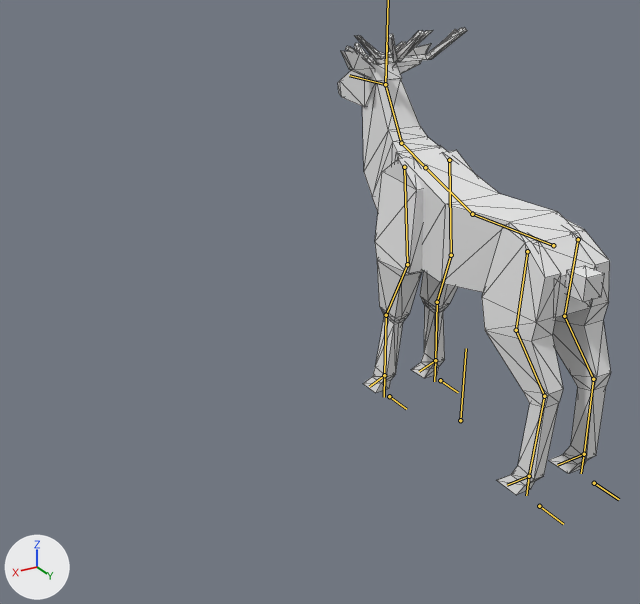
What one commit did to the Blender file deer/deer.blend.
Rendered twice from a camera (50 mm lens) standing at (1.613, 1.834, 1.433) and looking at (0.485, -0.047, 0.492). Lighting does not change. The marker at lower left points along +X, +Y and +Z. The bones that bend it are drawn over the model as lines. Mesh edges are drawn as thin lines.

In view in the first picture: 'deer'.
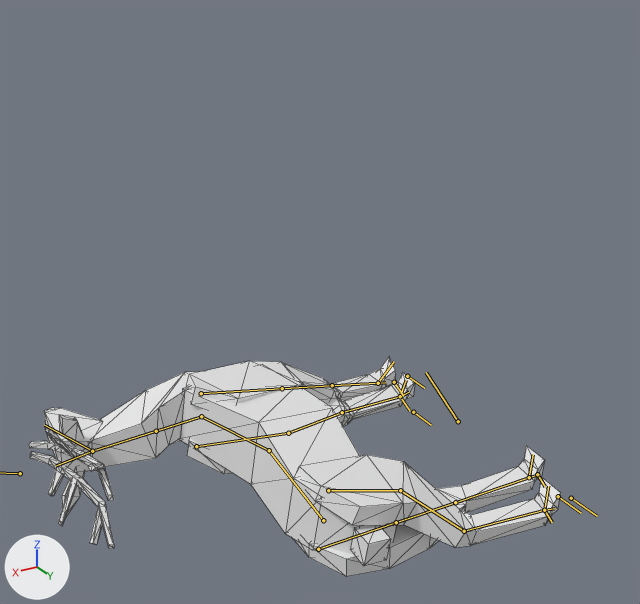
The newer file adds an action. The first version stands in its rest pose; the second is drawn at frame 25 of the action 'DeathDeer'.

Pixel boxes [x1, y1, x2, y2] of what changed, in the pictures (640 x 604 px):
'deer', posed (95% wider, 53% shorter): before [338, 28, 611, 495]; after [29, 357, 561, 576]
bone 'root', root to tip: before (460, 420) to (466, 348); after (458, 421) to (426, 372)
bone 'pelvis', root to tip: before (553, 245) to (472, 214); after (323, 520) to (269, 450)
bone 'thorax', root to tip: before (472, 214) to (425, 167); after (269, 450) to (201, 416)
bone 'neck1', root to tip: before (425, 167) to (401, 143); after (201, 416) to (156, 431)
bone 'neck2', root to tip: before (401, 143) to (385, 84); after (156, 431) to (92, 451)
bone 'fl1.l', root to tip: before (404, 167) to (407, 264); after (196, 446) to (288, 433)
bone 'fl2.l', root to tip: before (407, 264) to (386, 315); after (288, 433) to (342, 412)
bone 'fl3.l', root to tip: before (386, 315) to (384, 375); after (342, 412) to (400, 396)
bone 'rl2.l', root to tip: before (516, 330) to (544, 396); after (396, 522) to (455, 502)
bone 'rl3.l', root to tip: before (544, 396) to (529, 476); after (455, 502) to (529, 477)
bone 'rl3.r', root to tip: before (593, 379) to (584, 454); after (464, 531) to (544, 510)
bone 'rfctrl.l', root to tip: before (539, 506) to (563, 524); after (558, 496) to (581, 513)
bone 'rfoot.l', root to tip: before (529, 476) to (507, 485); after (529, 477) to (533, 454)
bone 'rfctrl.r', root to tip: before (594, 483) to (619, 499); after (571, 498) to (597, 516)
bone 'rfoot.r', root to tip: before (584, 454) to (557, 465); after (544, 510) to (548, 486)
bone 'rliktg.r', root to tip: before (584, 454) to (581, 473); after (544, 510) to (552, 522)
bone 'flctrl.l', root to tip: before (389, 396) to (406, 409); after (413, 412) to (431, 425)
bone 'ffoot.l', root to tip: before (384, 375) to (369, 386); after (400, 396) to (406, 380)
bone 'flctrl.r', root to tip: before (440, 380) to (458, 392); after (407, 376) to (424, 388)
bone 'ffoot.r', root to tip: before (435, 360) to (419, 371); after (378, 383) to (394, 361)
bone 'fliktg.r', root to tip: before (435, 360) to (434, 381); after (394, 382) to (403, 396)
bone 'head', root to tip: before (385, 84) to (349, 75); after (92, 451) to (44, 425)

The edits, one by one:
Bone 'root' (bone_root) moves from (0.0, 0.0, 0.0) to (0.01, 0.0, 0.0).
Bone 'root' (bone_root) turns from (0, 0, 0) to (0, 0, -33) degrees about its own x, y and z.
Bone 'pelvis' (bone_pelvis) moves from (0.0, 0.0, 0.0) to (0.514, 0.003, 0.229).
Bone 'pelvis' (bone_pelvis) turns from (0, 0, 0) to (-2, -50, 6) degrees about its own x, y and z.
Bone 'thorax' (bone_thorax) turns from (0, 0, 0) to (-7, 0, 0) degrees about its own x, y and z.
Bone 'neck1' (bone_neck1) turns from (0, 0, 0) to (2, -1, 26) degrees about its own x, y and z.
Bone 'neck2' (bone_neck2) turns from (0, 0, 0) to (-33, 10, -61) degrees about its own x, y and z.
Bone 'fl1.l' (bone_fl1_l) moves from (0.0, 0.0, 0.0) to (0.009, 0.001, 0.001).
Bone 'fl1.l' (bone_fl1_l) turns from (0, 0, 0) to (0, 0, -37) degrees about its own x, y and z.
Bone 'fl2.l' (bone_fl2_l) turns from (0, 0, 0) to (-10, -10, 44) degrees about its own x, y and z.
Bone 'fl3.l' (bone_fl3_l) moves from (0.0, 0.0, 0.0) to (0.001, -0.008, 0.008).
Bone 'fl3.l' (bone_fl3_l) turns from (0, 0, 0) to (53, 5, 13) degrees about its own x, y and z.
Bone 'rl2.l' (bone_rl2_l) turns from (0, 0, 0) to (17, 31, 49) degrees about its own x, y and z.
Bone 'rl3.l' (bone_rl3_l) moves from (0.0, 0.0, 0.0) to (0.008, 0.009, 0.0).
Bone 'rl3.l' (bone_rl3_l) turns from (0, 0, 0) to (6, -9, 66) degrees about its own x, y and z.
Bone 'rl3.r' (bone_rl3_r) turns from (0, 0, 0) to (-2, 6, 20) degrees about its own x, y and z.
Bone 'rfctrl.l' (bone_rfctrl_l) moves from (0.0, 0.0, 0.0) to (-0.108, -0.052, -0.055).
Bone 'rfoot.l' (bone_rfoot_l) turns from (0, 0, 0) to (-13, -33, 45) degrees about its own x, y and z.
Bone 'rfctrl.r' (bone_rfctrl_r) moves from (0.0, 0.0, 0.0) to (0.122, 0.088, 0.111).
Bone 'rfoot.r' (bone_rfoot_r) turns from (0, 0, 0) to (-11, -36, 48) degrees about its own x, y and z.
Bone 'rliktg.r' (bone_rliktg_r) moves from (0.0, 0.0, 0.0) to (0.061, 0.093, 0.001).
Bone 'flctrl.l' (bone_flctrl_l) moves from (0.0, 0.0, 0.0) to (-0.049, 0.053, -0.026).
Bone 'ffoot.l' (bone_ffoot_l) turns from (0, 0, 0) to (-13, -34, 43) degrees about its own x, y and z.
Bone 'flctrl.r' (bone_flctrl_r) moves from (0.0, 0.0, 0.0) to (0.077, -0.069, -0.01).
Bone 'ffoot.r' (bone_ffoot_r) turns from (0, 0, 0) to (-8, -37, 65) degrees about its own x, y and z.
Bone 'fliktg.r' (bone_fliktg_r) moves from (0.0, 0.0, 0.0) to (0.044, 0.067, 0.001).
Bone 'headiktg' (bone_headiktg) moves from (0.0, 0.0, 0.0) to (1.042, -0.297, -0.03).
Bone 'headiktg' (bone_headiktg) turns from (0, 0, 0) to (-11, -6, -28) degrees about its own x, y and z.
Bone 'head' (bone_head) moves from (0.0, 0.0, 0.0) to (-0.142, 0.025, -0.191).
Bone 'head' (bone_head) turns from (0, 0, 0) to (26, -52, -3) degrees about its own x, y and z.
